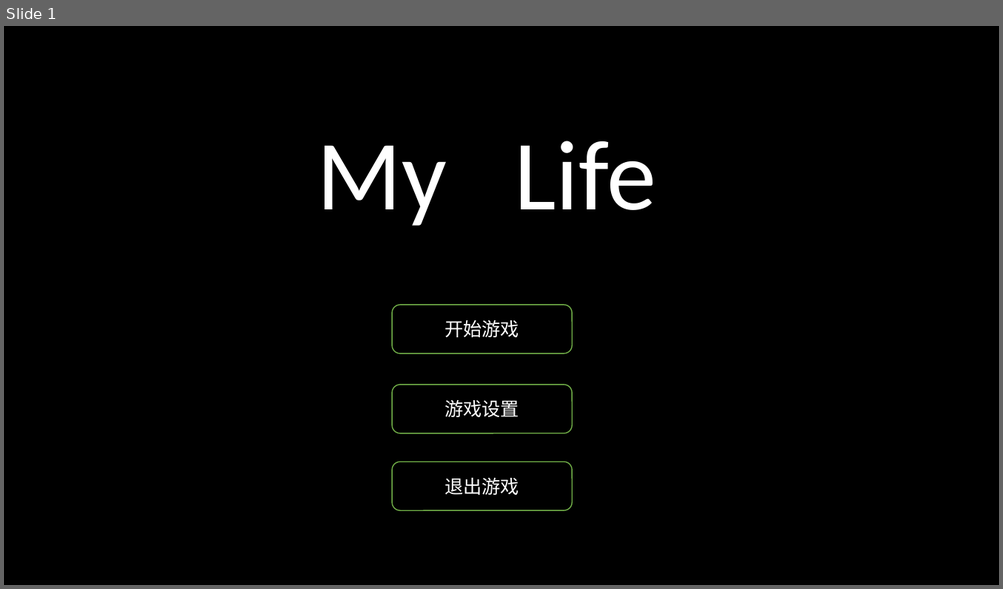
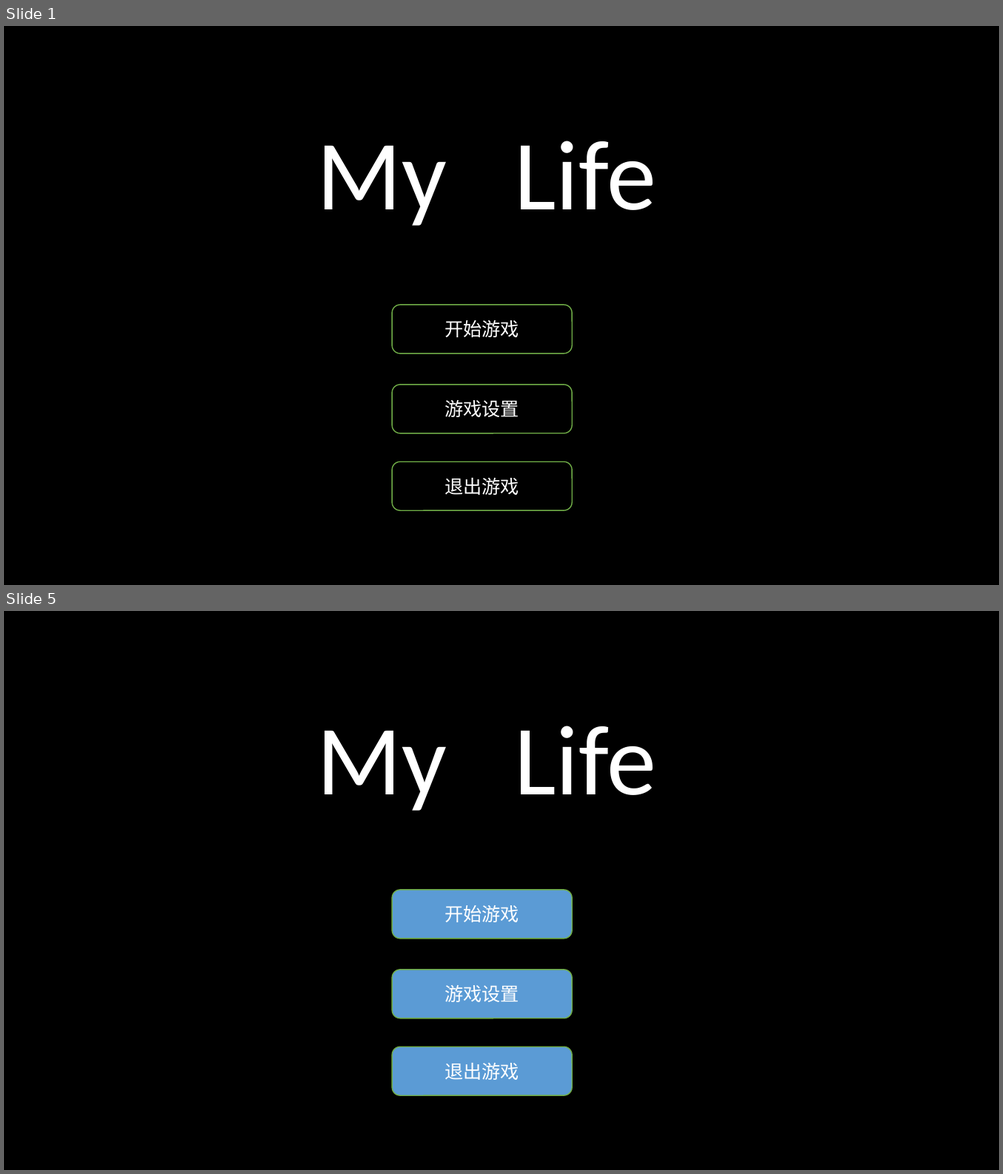
Before and after one commit to luomeng007/MyLife, a slide deck: copywriting/MyLifeMateralSelfMade.pptx. Shown one above the other, each under a label of ours: slide 1 before the commit, slides 1 and 5 after it; the slides between them are not shown. The pictures are 1003x589 and 1003x1174 pixels, drawn with LibreOffice and Linux fonts; fonts in the diff are those of the drawing. Boxes give left, top, right and bottom in pixels: in the first picture for what was removed or moved away, otherwise in the second. Text is boxed around its words. In the diff, an @@ line names an element or a change of style, - is before the commit and + after.

```diff
--- a/copywriting/MyLifeMateralSelfMade.pptx
+++ b/copywriting/MyLifeMateralSelfMade.pptx
@@ slide 5 added at [4,611,999,1170], background #000000 @@
@@ text added at [317,726,656,811], 96 pt, text #FFFFFF @@
+My Life
@@ rounded rectangle added at [392,890,572,939], fill #5B9BD5, outline #70AD47 1 pt, 18 pt, text #FFFFFF @@
+开始游戏
@@ rounded rectangle added at [392,970,572,1019], fill #5B9BD5, outline #70AD47 1 pt, 18 pt, text #FFFFFF @@
+游戏设置
@@ rounded rectangle added at [392,1048,572,1096], fill #5B9BD5, outline #70AD47 1 pt, 18 pt, text #FFFFFF @@
+退出游戏
```
Also in this commit, not shown: 1 slide changed, 3 other slides added, 1 slide removed.
